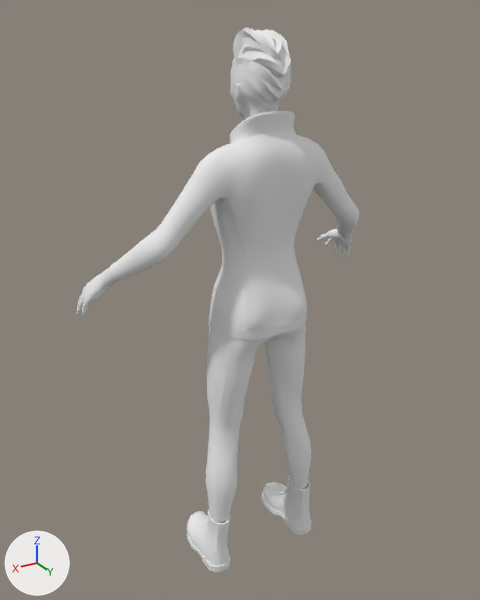
An edit to the Blender file assets/seven.blend, drawn before and after from the same camera.
One viewpoint serves both versions: a 50 mm camera at (1.22, 1.85, 2.1) aimed at (0.08, -0.05, 1.15). Lighting does not change. The marker at lower left points along +X, +Y and +Z.

In view in the first picture: 'sevenMesh'.
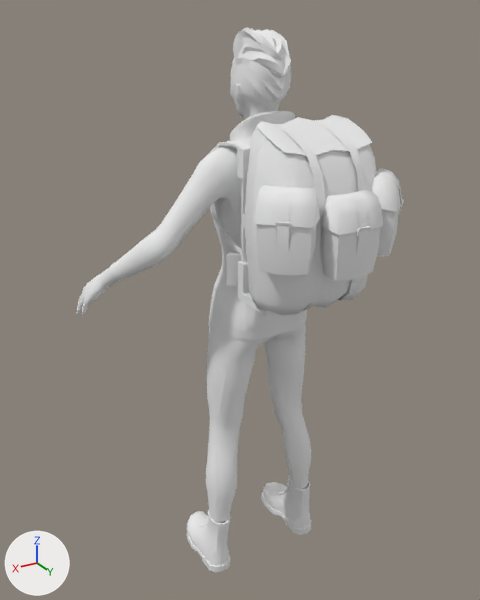
Commit message: Add backpack to Seven mesh.

Pixel boxes (x1, y1, x2, y2) of what changed, in the pictures (480 x 600 px):
'sevenMesh', reshaped (16% wider): before (76, 27, 359, 572); after (76, 27, 404, 572)
part 1 of me_seven, added: after (210, 115, 404, 317)

The change, as a list of edits to the scene's bpy script:
```text
Change me_seven:
    used by ob_sevenmesh; location = (0.0, 0.0, 0.0); rotation_euler = (1.571, 0.0, 0.0), in degrees (90, 0, 0)
    remove me_seven.from_pydata(...)  # 11321 vertices, 11311 faces; spans x -0.61..0.61, y 0.0..2.06, z -0.1..0.37
    add me_seven.from_pydata(...)  # 12159 vertices, 12087 faces; spans x -0.61..0.61, y 0.0..2.06, z -0.5..0.37
    me_seven part 1: 838 vertices added at x -0.27..0.27, y 1.23..1.81, z -0.5..0.13
```
